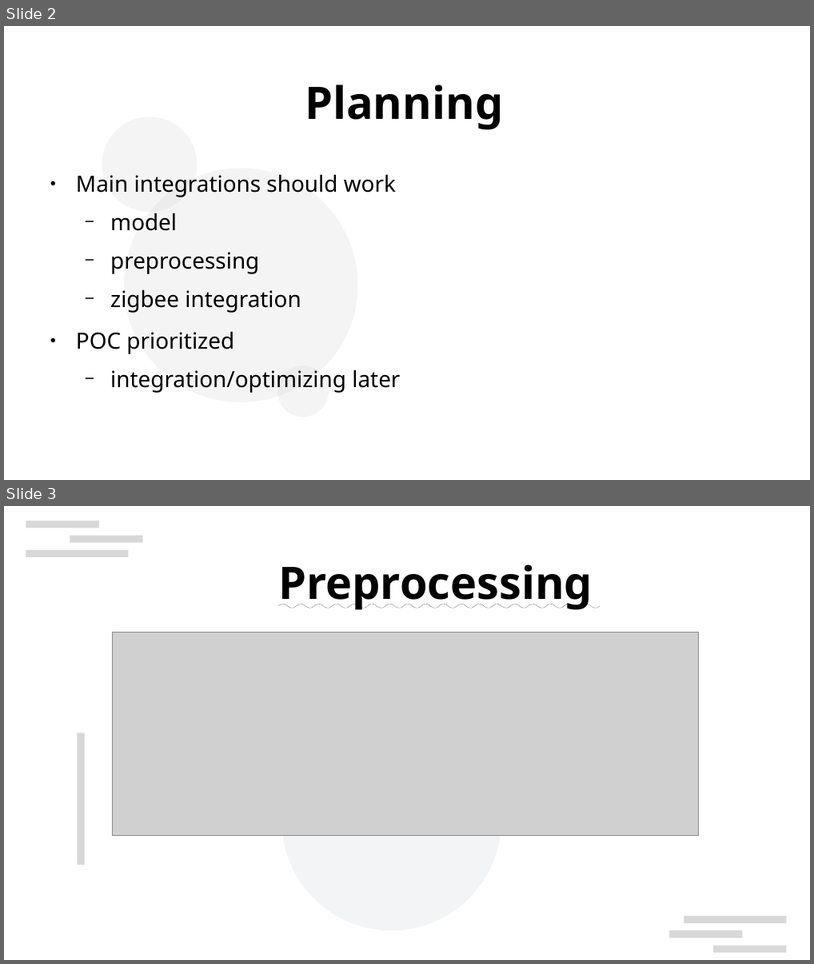
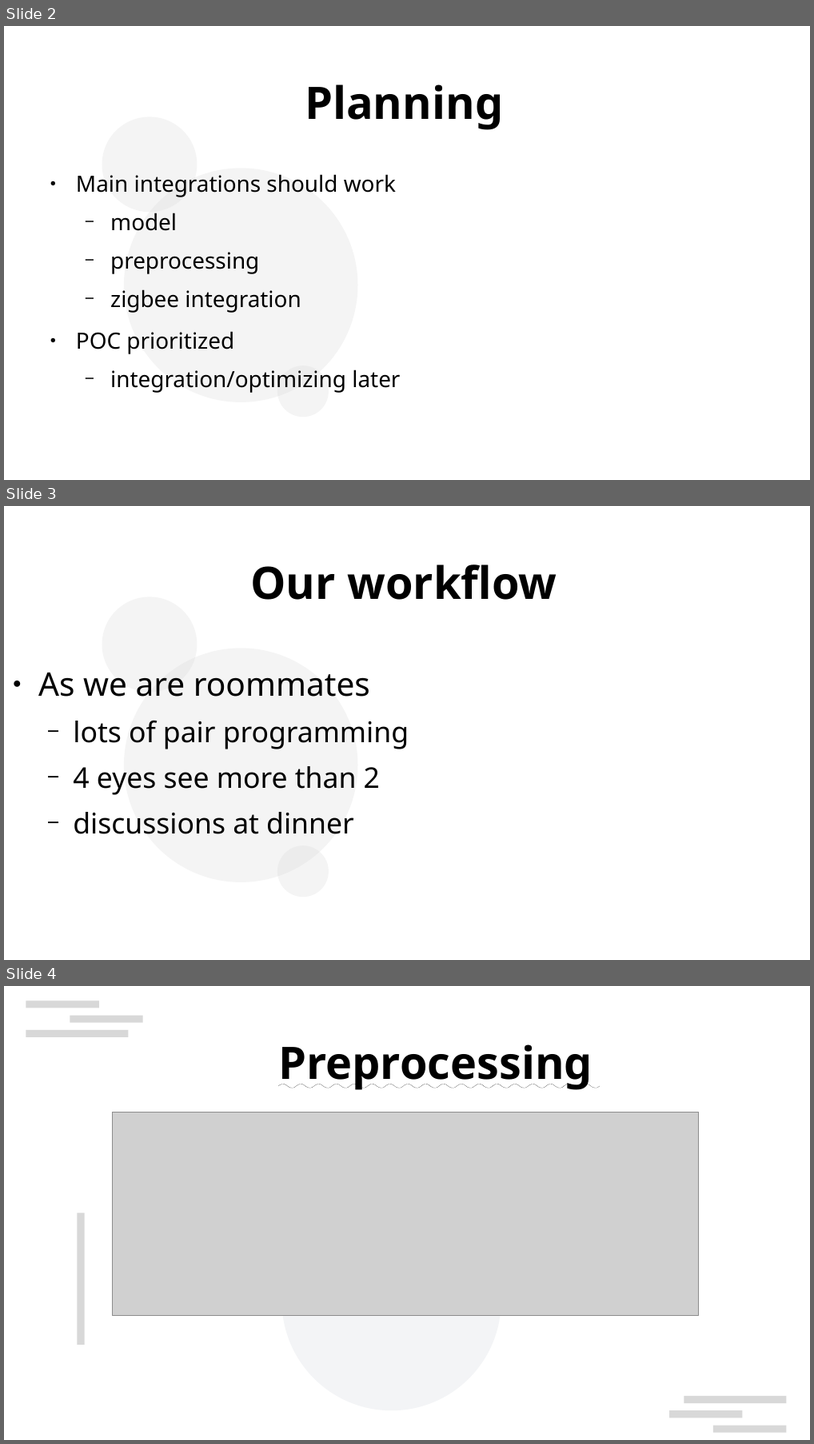
Before and after one commit to devLeitner/384.068-infineon, a slide deck: report/presentation.odp. Shown one above the other, each under a label of ours: slides 2 and 3 before the commit, slides 2, 3 and 4 after it. The pictures are 814x964 and 814x1444 pixels, drawn with LibreOffice and Linux fonts; fonts in the diff are those of the drawing; grey boxes stand for pictures; background and template pictures are left out. Boxes give left, top, right and bottom in pixels: in the first picture for what was removed or moved away, otherwise in the second. Text is boxed around its words. In the diff, an @@ line names an element or a change of style, - is before the commit and + after.

```diff
--- a/report/presentation.odp
+++ b/report/presentation.odp
@@ slide 3 added at (4,506,810,960), background #FFFFFF; not listed: 3 template elements that a slide beside it also shows @@
@@ title added at (250,564,557,600), 44 pt, text #000000, bold @@
+Our workflow
@@ text added at (38,672,409,834), 28 pt, text #000000 @@
+● As we are roommates
+  − lots of pair programming
+  − 4 eyes see more than 2
+  − discussions at dinner
@@ what was slide 3 is now slide 4 @@
```
Also in this commit, not shown: 1 other file.
